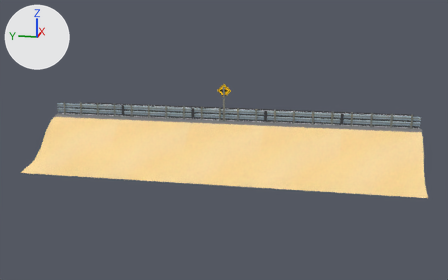
An edit to the Blender file props/beach/beach.blend, drawn before and after from the same camera.
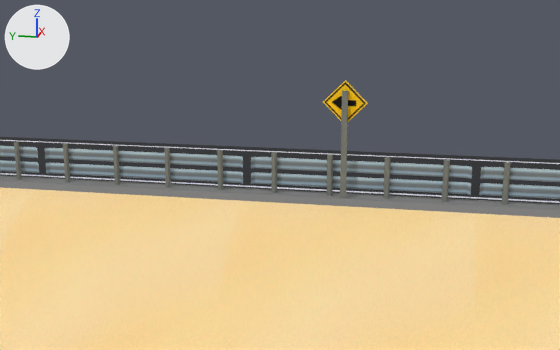
Each version is shown whole from a 50 mm lens placed at (-34.62, -6.2, 7.12), pointed at (-2.64, 0.2, -0.87), then close up from a 50 mm lens placed at (-15.53, -1.25, 3.73), pointed at (-2.5, 1.36, 0.48). Lighting does not change. The marker at upper left points along +X, +Y and +Z. The first two pictures are the older version.
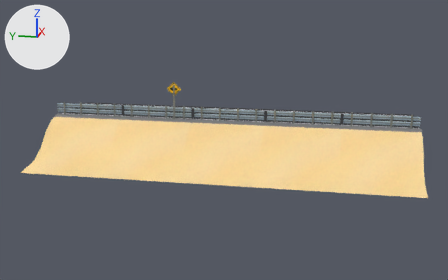
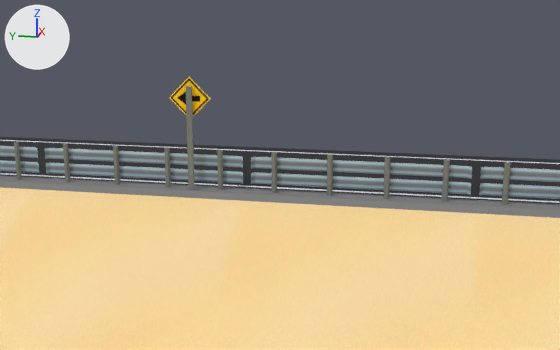
Boxes [x1, y1, x2, y2] around the edits, measured in the close-ups (560 x 350 px):
'One-way Sign', added
    after: [169, 77, 210, 190]
'Plane', deleted (yellow)
    before: [323, 80, 368, 122]
'Cube', deleted
    before: [340, 91, 348, 198]

The change, as a list of edits to the scene's bpy script:
```text
Add me_plane_001_1:
    me_plane_001_1.from_pydata(...)  # 12 vertices, 7 faces; spans x -0.06..0.0, y -0.39..0.39, z -1.79..0.39
    me_plane_001_1.materials.append(mat_roadprops)  # picture img_road_props_png
Remove ob_plane:
    ob_plane = bpy.data.objects.new('Plane', me_plane_001)
    ob_plane.location = (-2.38, 0.25, 1.77)
Remove ob_cube:
    ob_cube = bpy.data.objects.new('Cube', me_cube)
    ob_cube.location = (-2.42, 0.25, 0.98)
    ob_cube.scale = (0.025, 0.05, 1.0)
Add ob_one_way_sign:
    ob_one_way_sign = bpy.data.objects.new('One-way Sign', me_plane_001_1)
    ob_one_way_sign.location = (-2.38, 3.01, 1.77)
```
